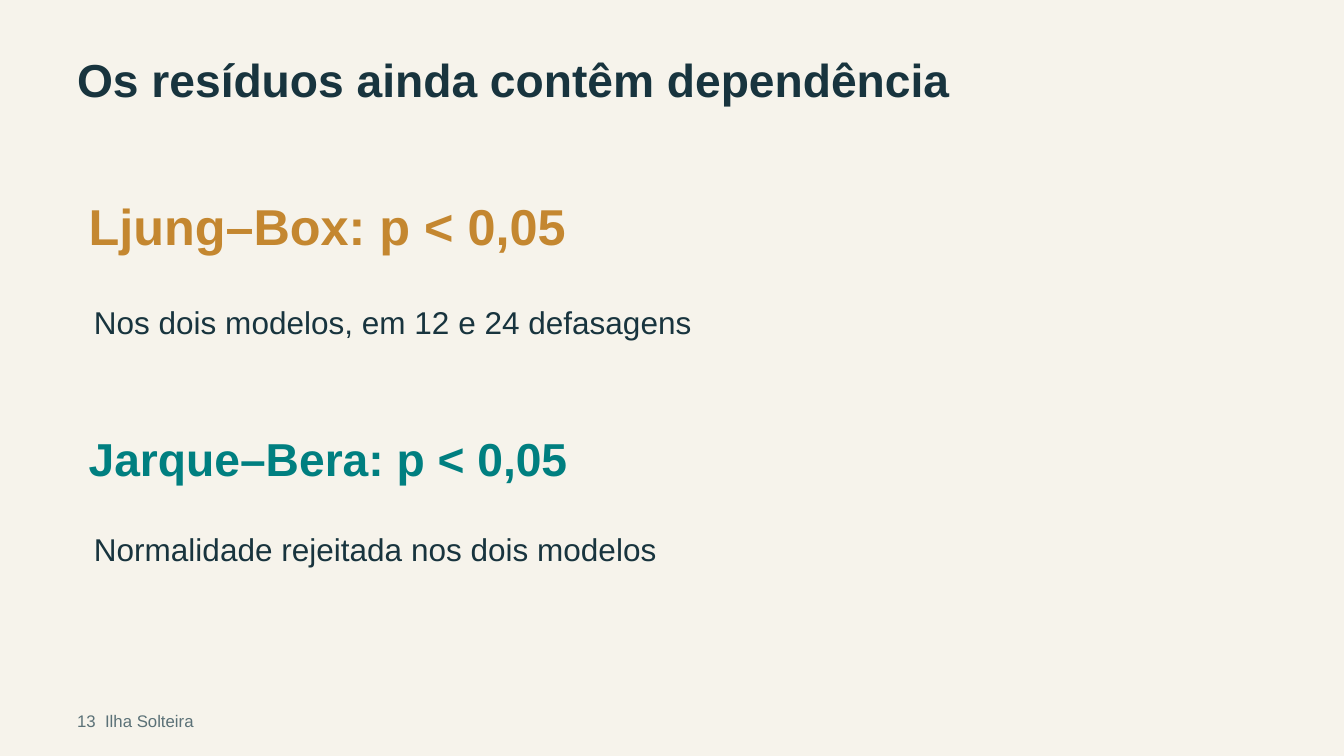
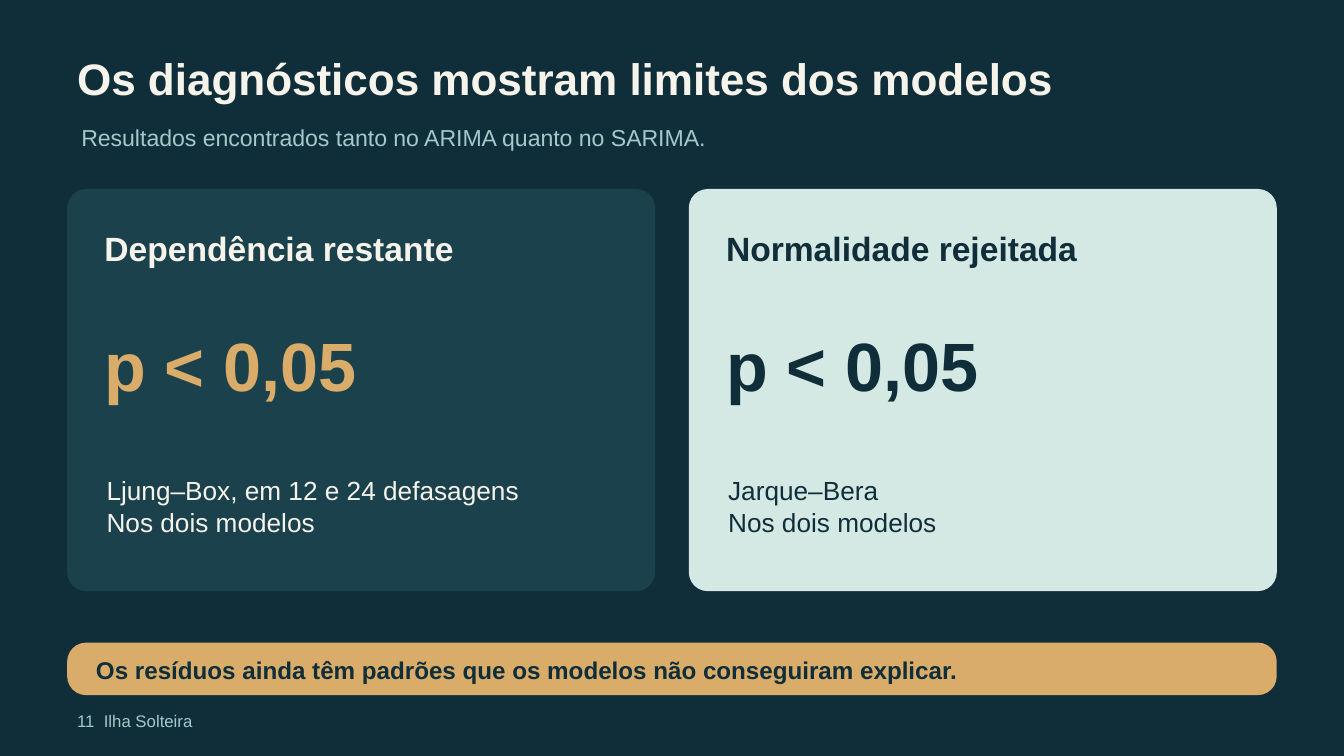
Before and after one commit to letfontenelle/modelagem-analitica, a slide deck: slide 11 of output/apresentacao_ilha_solteira.pptx (slide 13 before the commit). Drawn at 1344x756 pixels with LibreOffice and Linux fonts; fonts in the diff are those of the drawing. Boxes give left, top, right and bottom in pixels: in the first picture for what was removed or moved away, otherwise in the second. Text is boxed around its words. In the diff, an @@ line names an element or a change of style, - is before the commit and + after.

Commit message:
Redesenha slides de resultados e remove exposição teórica

```diff
--- a/output/apresentacao_ilha_solteira.pptx
+++ b/output/apresentacao_ilha_solteira.pptx
@@ background #F6F3EB to #102E3A @@
@@ text removed at (77,62,949,107) @@
-Os resíduos ainda contêm dependência
@@ text added at (77,62,1052,103), 31.5 pt, text #F6F3EB, bold @@
+Os diagnósticos mostram limites dos modelos
@@ text added at (81,129,706,151), 16.5 pt, text #A5C8CB @@
+Resultados encontrados tanto no ARIMA quanto no SARIMA.
@@ rounded rectangle added at (68,190,655,592), fill #1B414D @@
@@ rounded rectangle added at (689,190,1276,592), fill #D5E9E4 @@
@@ text added at (104,236,454,268), 24 pt, text #F6F3EB, bold @@
+Dependência restante
@@ text added at (726,236,1077,268), 24 pt, text #102E3A, bold @@
+Normalidade rejeitada
@@ text removed at (94,311,691,340) @@
-Nos dois modelos, em 12 e 24 defasagens
@@ text at (104,343,357,403): text changed; size 36 to 48.8 pt; text colour #C48730 to #D9AC69 @@
-Ljung–Box: p < 0,05
+p < 0,05
@@ text at (726,343,978,403): text changed; size 33 to 48.8 pt; text colour #007F80 to #102E3A @@
-Jarque–Bera: p < 0,05
+p < 0,05
@@ text added at (107,481,518,533), 18.8 pt, text #F6F3EB @@
+Ljung–Box, em 12 e 24 defasagens
+Nos dois modelos
@@ text at (728,482,936,533): text changed; size 22.5 to 18.8 pt; text colour #18343E to #102E3A @@
-Normalidade rejeitada nos dois modelos
+Jarque–Bera
+Nos dois modelos
@@ rounded rectangle added at (68,643,1277,696), fill #D9AC69 @@
@@ text added at (96,661,957,684), 17.2 pt, text #102E3A, bold @@
+Os resíduos ainda têm padrões que os modelos não conseguiram explicar.
@@ text at (77,715,192,727): text changed; text colour #5B7177 to #A5C8CB @@
-13 Ilha Solteira
+11 Ilha Solteira
```
Also in this commit, not shown: 6 other slides changed, 4 slides added, 7 slides removed, 6 other files.
